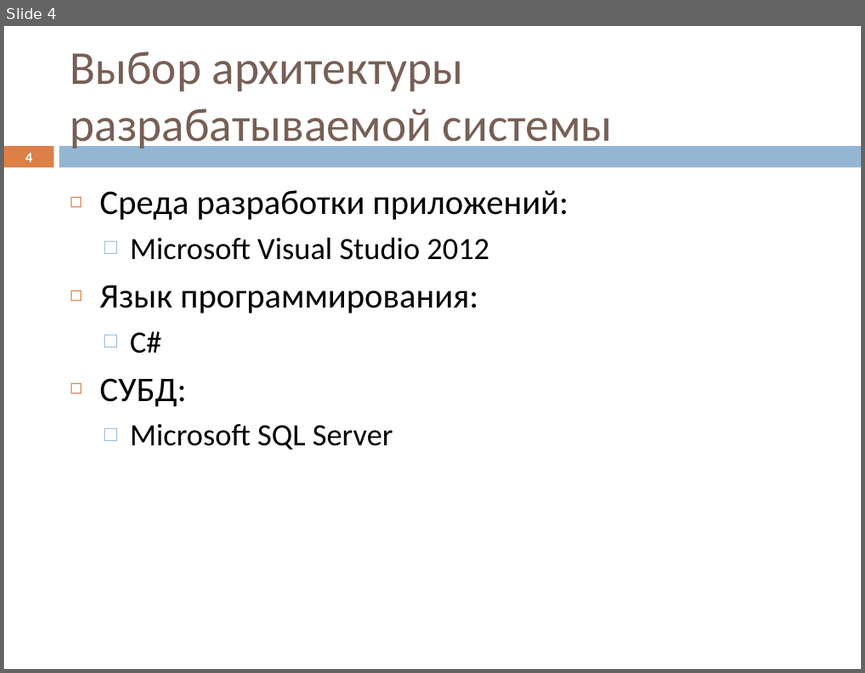
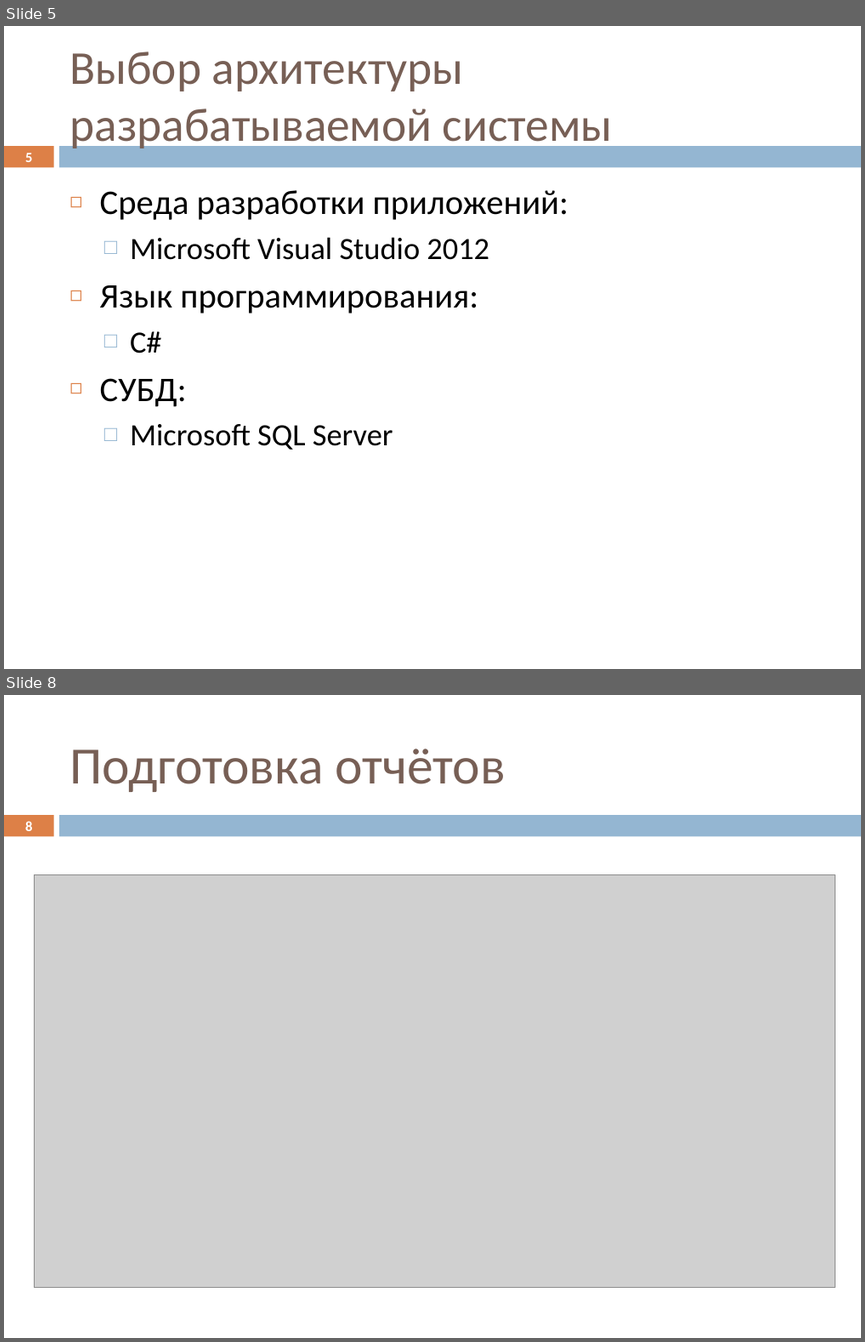
Before and after one commit to Datel777/DIPLOM, a slide deck: Презентация psv46.pptx. Shown one above the other, each under a label of ours: slide 4 before the commit, slides 5 and 8 after it; the slides between them are not shown. The pictures are 865x673 and 865x1342 pixels, drawn with LibreOffice and Linux fonts; fonts in the diff are those of the drawing; grey boxes stand for pictures. Boxes give left, top, right and bottom in pixels: in the first picture for what was removed or moved away, otherwise in the second. Text is boxed around its words. In the diff, an @@ line names an element or a change of style, - is before the commit and + after.

```diff
--- a/Презентация psv46.pptx
+++ b/Презентация psv46.pptx
@@ slide 8 added at (4, 695, 861, 1338), background #FFFFFF; not listed: 2 template elements that a slide beside it also shows @@
@@ title added at (69, 749, 505, 792), 44 pt, text #775F55 @@
+Подготовка отчётов
@@ page number added at (25, 821, 32, 831), 11.9 pt, text #FFFFFF, bold @@
+8
@@ picture added at (34, 875, 835, 1287) @@
@@ what was slide 4 is now slide 5 @@
@@ page number at (25, 153, 32, 162): text changed @@
-4
+5
```
Also in this commit, not shown: 8 slides changed, 1 other slide added, 2 slides removed, 11 other files.
